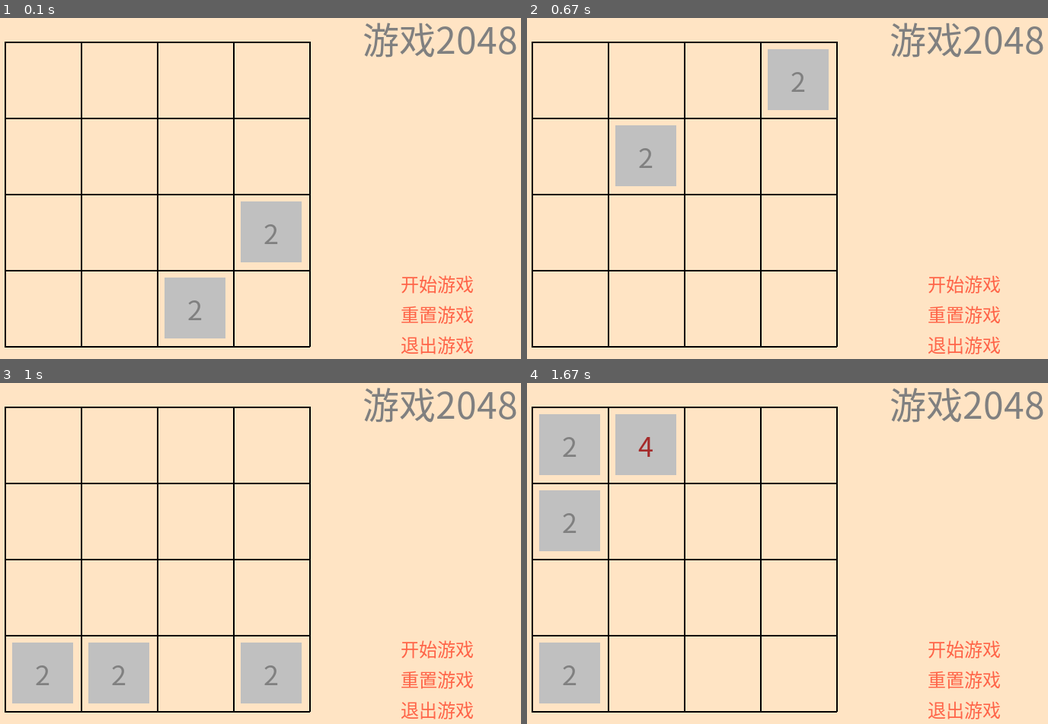
Above: before the commit, frames 1-4 (two rows, left to right).
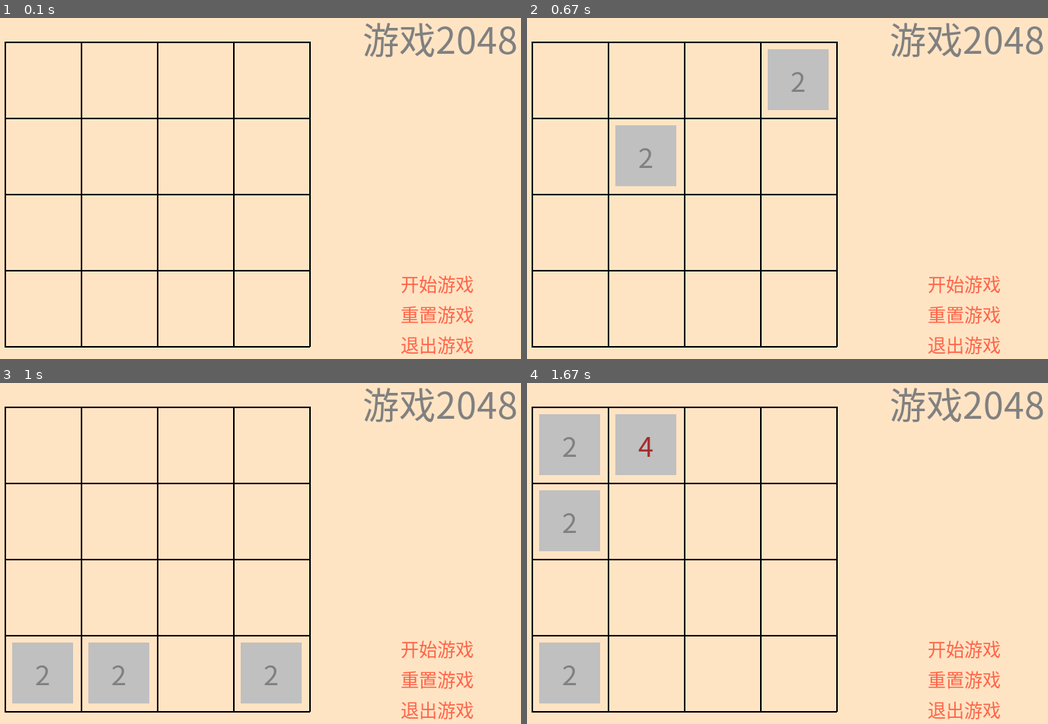
Above: after the commit, the same moments.

Repository: seancheng33/PygameProject
Game: pygame game, started from game2048/game.py
Same seed, same stepped clock (60 frames per second), same inputs: the game is played once before the commit and once after it.
Inputs (mouse positions are in pixels of both pictures, inside the frame that each line leads up to):
- Up to frame 1 (0.1 s): no input
- Up to frame 2 (0.67 s): press the mouse at (964, 283) at 0.37 s; move the mouse to (886, 181) at 0.47 s; release the mouse at (813, 82) at 0.6 s
- Up to frame 3 (1 s): tap S at 0.67 s
- Up to frame 4 (1.67 s): tap W at 1 s; tap A at 1.33 s

The runs differ from the first frame. In frame 1, 4.2% of the frame differs, in the area x 31-58%, y 53-94%; in frame 2, nothing differs; in frame 3, nothing differs; in frame 4, nothing differs.

Commit message:
修改逻辑，准备分场景实现初始游戏，正在游戏，游戏胜利，游戏失败等场景内容

Diff:
--- a/game2048/game.py
+++ b/game2048/game.py
@@ -4,7 +4,7 @@
 @CreateTime   : 2018/8/18
 @Program      : 联系用PyGame制作一个2048的游戏，
 """
-import random
+
 import pygame
 import sys
 from SettingVar import SettingVar
@@ -42,11 +42,18 @@
 
     gameArray = init_game()
 
+    gamestatus = None
+
     while True:
 
         draw_background(screen, titleText, titleRect, btStartText, btStartRect, btResetText, btResetRect, btExitText,
                         btExitRect)
-        draw_game(screen, tileFont, gameArray)
+        # draw_game(screen, tileFont, gameArray)
+
+        if gamestatus == 'start':
+            draw_game(screen, tileFont, gameArray)
+        elif gamestatus == None:
+            pass
 
         for event in pygame.event.get():
             if event.type == pygame.QUIT:
@@ -133,6 +140,7 @@
                 for event in pressed:
                     if event == 1:
                         gameArray = init_game()  # 初始化的游戏数组
+                        gamestatus = 'start'
             else:
                 btStartText = normalFont.render('开始游戏', True, setting.COLOR_DICT['tomato'])
 
